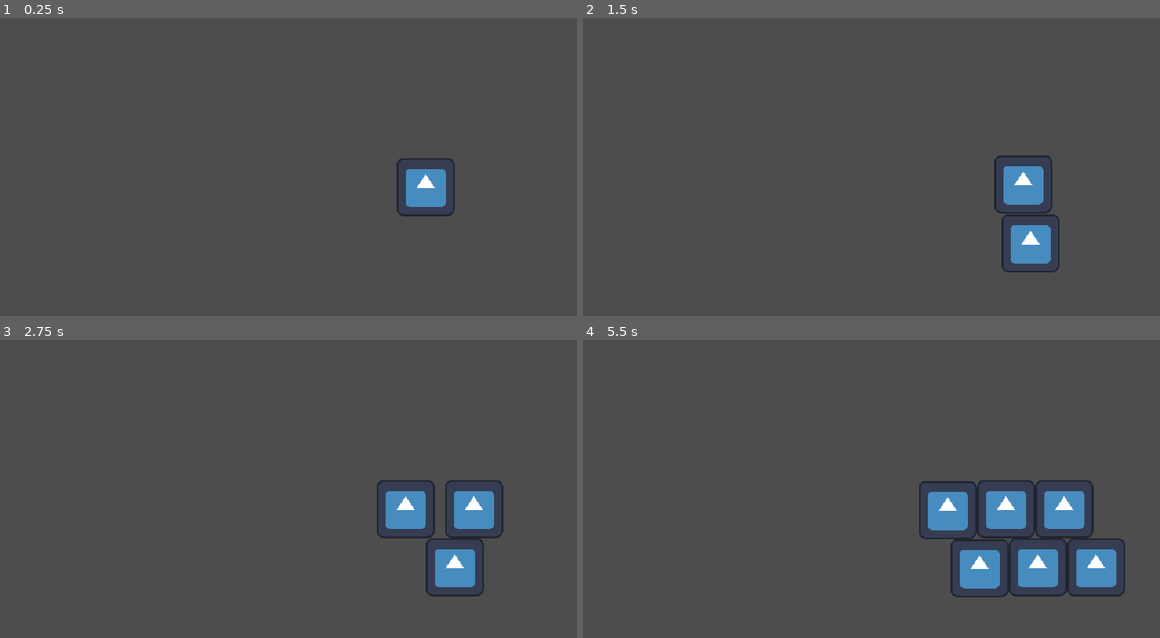
Above: before the commit, frames 1-4 (two rows, left to right).
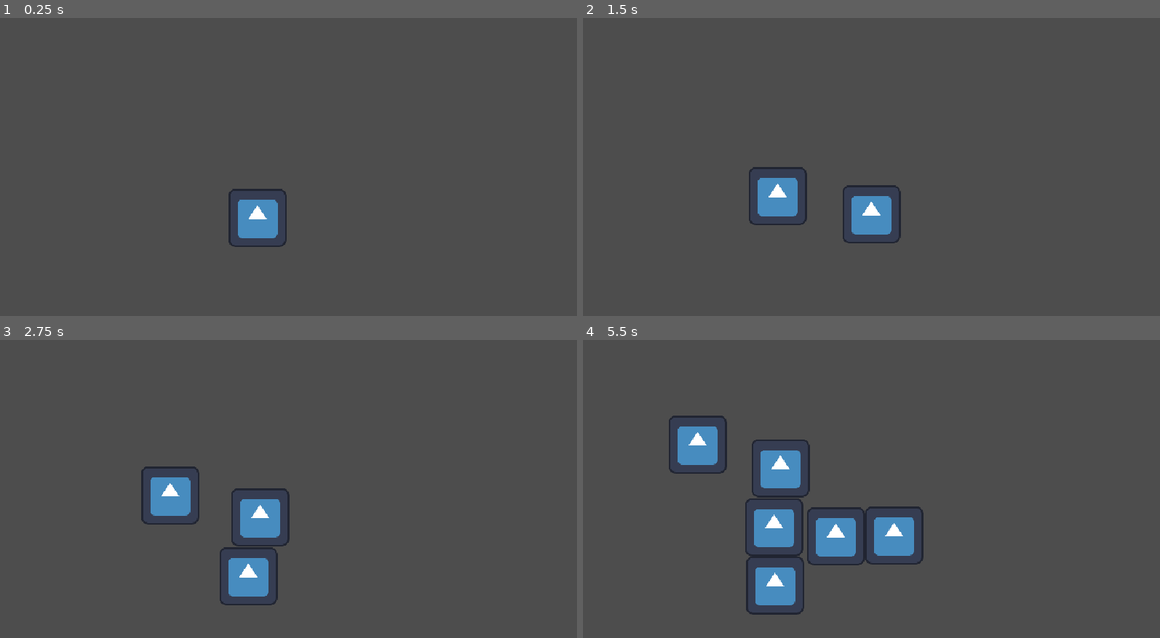
Above: after the commit, the same moments.

Repository: johncoffee/ngj-2024
Game: Godot game, scene res://maps/sandbox.tscn
Two runs of this game, one before a commit and one after it. Both use one fixed random seed, a clock stepped at 60 frames per second and the inputs below. The project has no main scene, so this scene is started directly. The engine's default icon, where the game draws it, is replaced by a stand-in: a white triangle on a blue panel in a dark square.
Inputs:
- Up to frame 1 (0.25 s): no input
- Up to frame 2 (1.5 s): no input
- Up to frame 3 (2.75 s): no input
- Up to frame 4 (5.5 s): no input

The runs differ from the first frame. In frame 1, 2.2% of the frame differs, in the area x 39-79%, y 47-77%; in frame 2, 4.5%; in frame 3, 6.7%; in frame 4, 13%, in the area x 14-94%, y 25-93%.

Commit message:
Added importality

Diff:
--- a/maps/sandbox.tscn
+++ b/maps/sandbox.tscn
@@ -3,24 +3,23 @@
 [ext_resource type="Script" path="res://enemies/enemy_spawner.gd" id="1_swf8v"]
 [ext_resource type="PackedScene" uid="uid://cbcrqsogtxevg" path="res://enemies/vampire.tscn" id="2_4dy0r"]
 
-[sub_resource type="CircleShape2D" id="CircleShape2D_1pa2m"]
-radius = 267.0
+[sub_resource type="CircleShape2D" id="CircleShape2D_6hvq5"]
+radius = 22.0
 
 [node name="Sandbox" type="Node2D"]
 
-[node name="Area2D" type="Area2D" parent="."]
-
-[node name="CollisionShape2D" type="CollisionShape2D" parent="Area2D"]
-position = Vector2(584, 307)
-shape = SubResource("CircleShape2D_1pa2m")
-
-[node name="EnemySpawner" type="Node2D" parent="Area2D" node_paths=PackedStringArray("enemy_parent", "enemy_target")]
-position = Vector2(465, 179)
+[node name="EnemySpawner" type="Node2D" parent="." node_paths=PackedStringArray("enemy_parent", "enemy_target")]
+position = Vector2(289, 225)
 script = ExtResource("1_swf8v")
 interval = 1.0
 enemy = ExtResource("2_4dy0r")
-enemy_parent = NodePath("../..")
-enemy_target = NodePath("../Core")
+enemy_parent = NodePath("..")
+enemy_target = NodePath("../Core/CollisionShape2D")
 
-[node name="Core" type="Sprite2D" parent="Area2D"]
-position = Vector2(500, 250)
+[node name="Core" type="Area2D" parent="."]
+position = Vector2(325, 164)
+
+[node name="CollisionShape2D" type="CollisionShape2D" parent="Core"]
+position = Vector2(0, -1)
+shape = SubResource("CircleShape2D_6hvq5")
+debug_color = Color(0.894118, 0.298039, 0.309804, 0.419608)
Not shown, added: addons/nklbdev.importality/atlas_maker.gd
Not shown, added: addons/nklbdev.importality/combined_editor_import_plugin.gd
Not shown, added: addons/nklbdev.importality/command_line_image_format_loader_extension.gd
Not shown, added: addons/nklbdev.importality/common.gd
Not shown, added: addons/nklbdev.importality/dir_access_ext.gd
Not shown, added: addons/nklbdev.importality/editor_plugin.gd
Not shown, added: addons/nklbdev.importality/export/_.gd
Not shown, added: addons/nklbdev.importality/export/aseprite.gd
Not shown, added: addons/nklbdev.importality/export/krita.gd
Not shown, added: addons/nklbdev.importality/export/pencil2d.gd
Not shown, added: addons/nklbdev.importality/export/piskel.gd
Not shown, added: addons/nklbdev.importality/export/pixelorama.gd
(and 27 more such lines)
